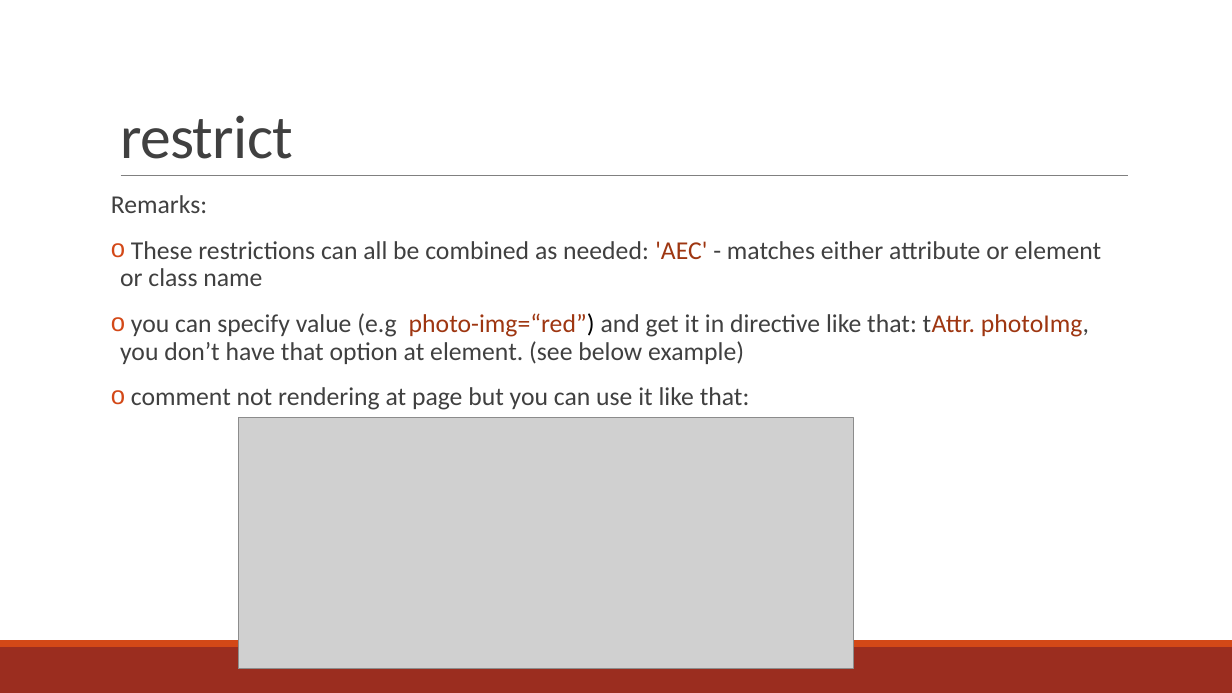
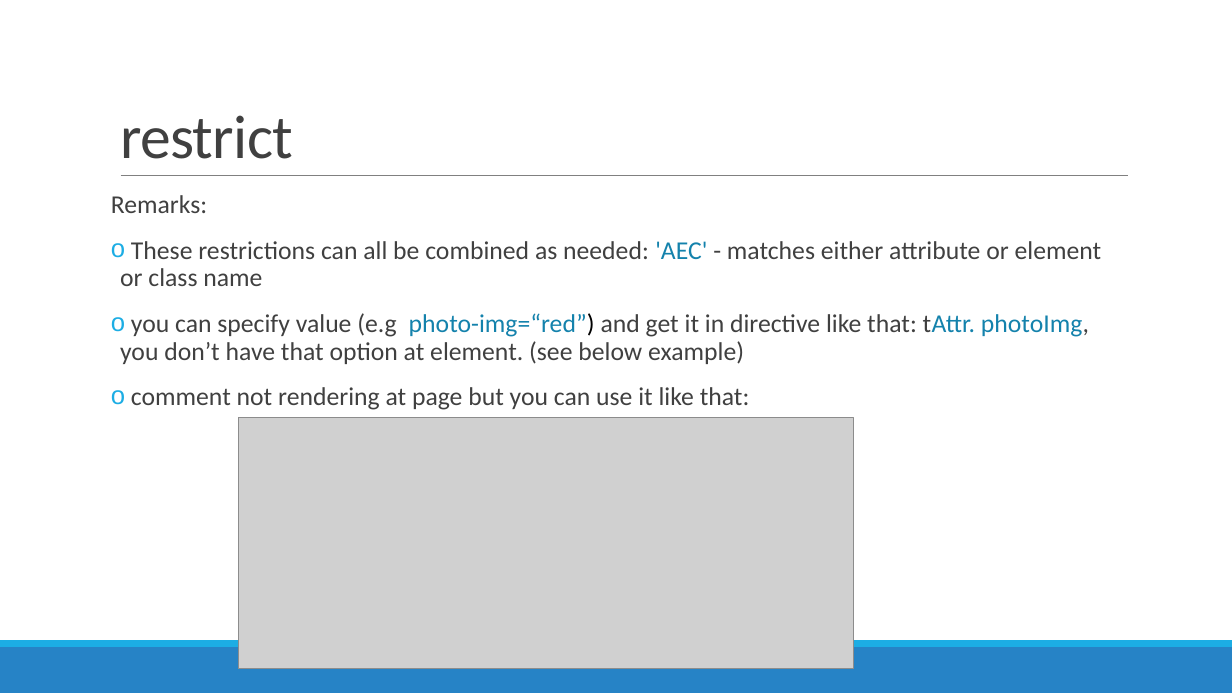
Before and after one commit to rivkiaizen/PhotoGalery, a slide deck: slide 25 of PhotoGalery/AngularJS-directive - final.pptx. Drawn at 1232x693 pixels with LibreOffice and Linux fonts; fonts in the diff are those of the drawing; grey boxes stand for pictures; background and template pictures are left out. Boxes give left, top, right and bottom in pixels: in the first picture for what was removed or moved away, otherwise in the second. Text is boxed around its words. In the diff, an @@ line names an element or a change of style, - is before the commit and + after.

```diff
--- a/PhotoGalery/AngularJS-directive - final.pptx
+++ b/PhotoGalery/AngularJS-directive - final.pptx
@@ text at (120,241,1102,410): text colour #9E3611 to #1482AC in "'AEC'", "photo-img=“red”) tAttr. photoImg,"; bullet colour #D34817 to #1CADE4 @@
@@ rectangle at (0,647,1232,693): fill #9B2D1F to #2683C6 @@
@@ rectangle at (0,640,1232,647): fill #D34817 to #1CADE4 @@
```
Also in this commit, not shown: 53 other slides changed, 3 other files.
